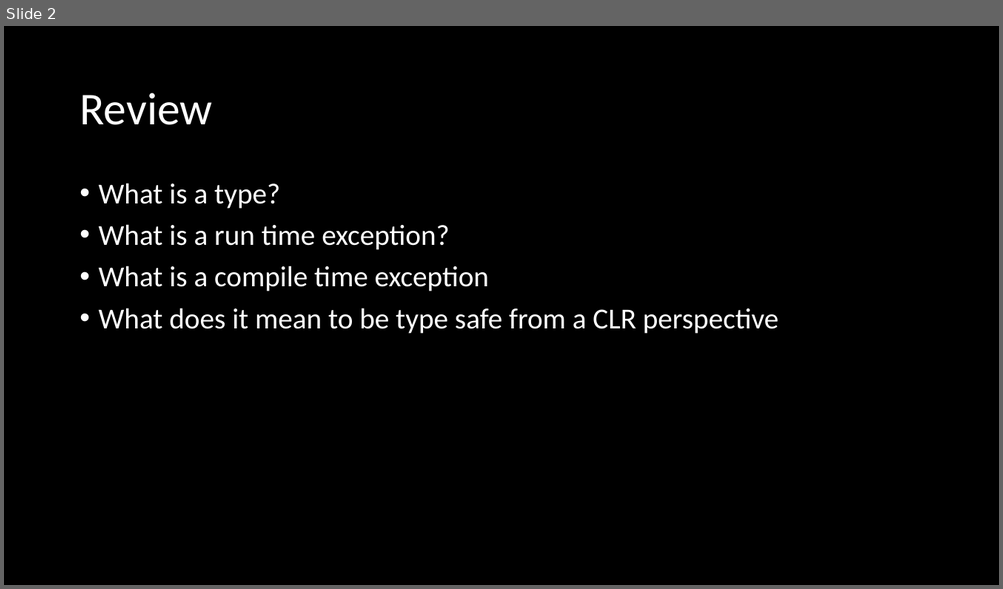
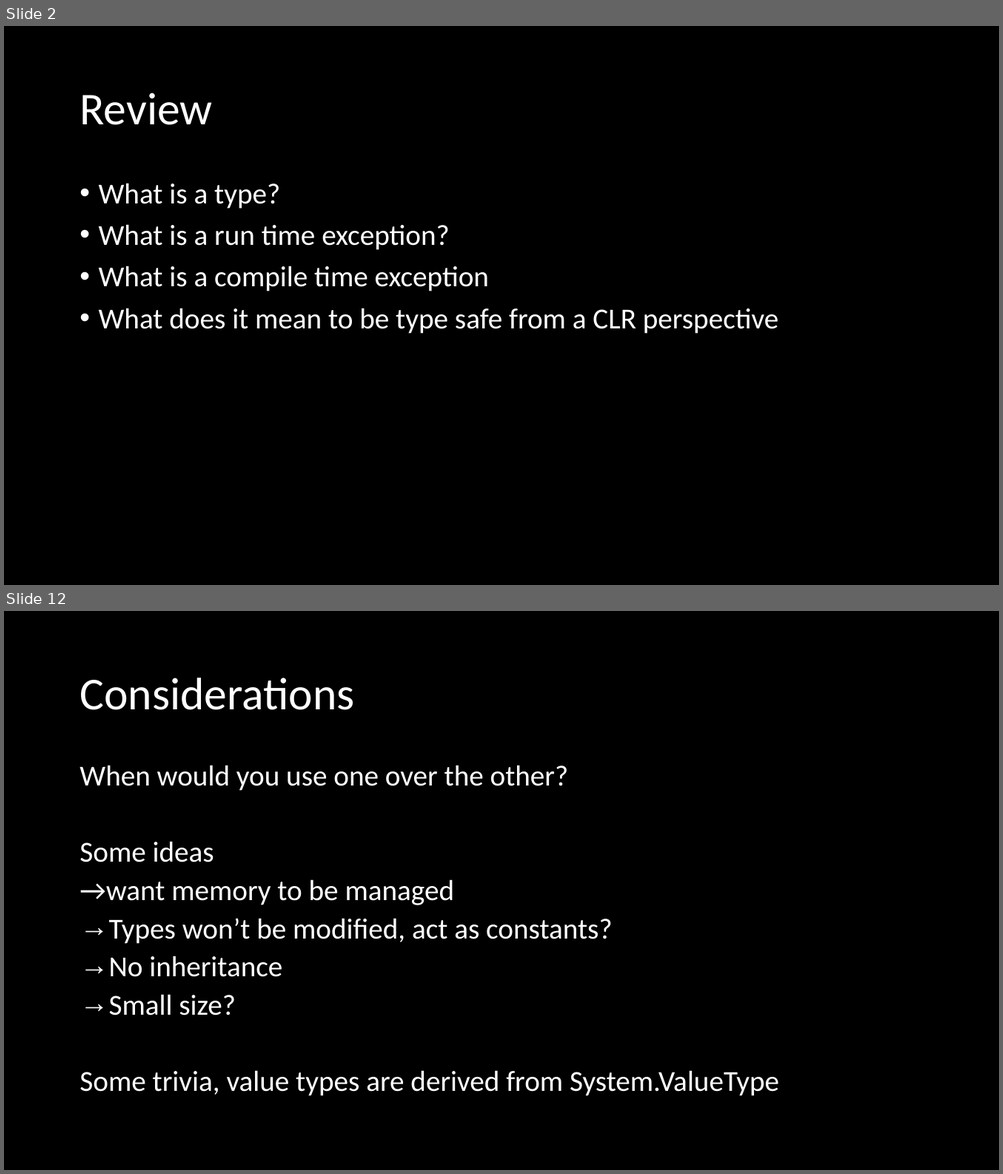
Before and after one commit to microsoft/Flash_University, a slide deck: CLR_via_CSharp/Week3/CLR_Via_CSharp_chapter5.pptx. Shown one above the other, each under a label of ours: slide 2 before the commit, slides 2 and 12 after it; the slides between them are not shown. The pictures are 1003x589 and 1003x1174 pixels, drawn with LibreOffice and Linux fonts; fonts in the diff are those of the drawing. Boxes give left, top, right and bottom in pixels: in the first picture for what was removed or moved away, otherwise in the second. Text is boxed around its words. In the diff, an @@ line names an element or a change of style, - is before the commit and + after.

Commit message:
adding some slides, removing value vs ref types

```diff
--- a/CLR_via_CSharp/Week3/CLR_Via_CSharp_chapter5.pptx
+++ b/CLR_via_CSharp/Week3/CLR_Via_CSharp_chapter5.pptx
@@ slide 12 added at bbox=[4, 611, 999, 1170], background #000000 @@
@@ title added at bbox=[79, 678, 354, 710], 44 pt, text #FFFFFF @@
+Considerations
@@ text added at bbox=[79, 765, 779, 1096], 28 pt, text #FFFFFF @@
+When would you use one over the other?
+Some ideas
+→want memory to be managed
+→ Types won’t be modified, act as constants?
+→ No inheritance
+→ Small size?
+Some trivia, value types are derived from System.ValueType
```
Also in this commit, not shown: 3 slides changed, 6 other slides added, 1 slide removed, 3 other files.
